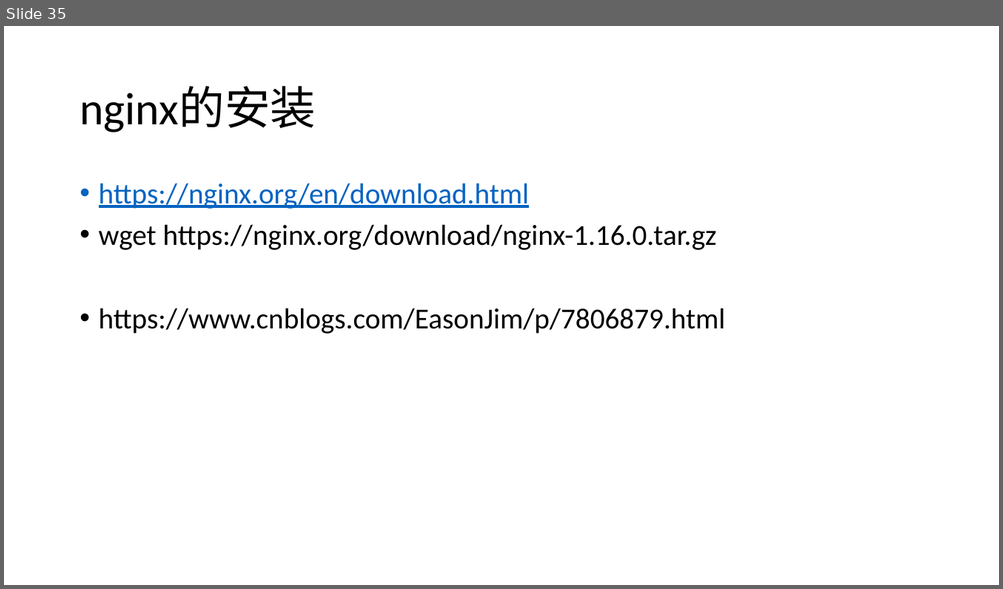
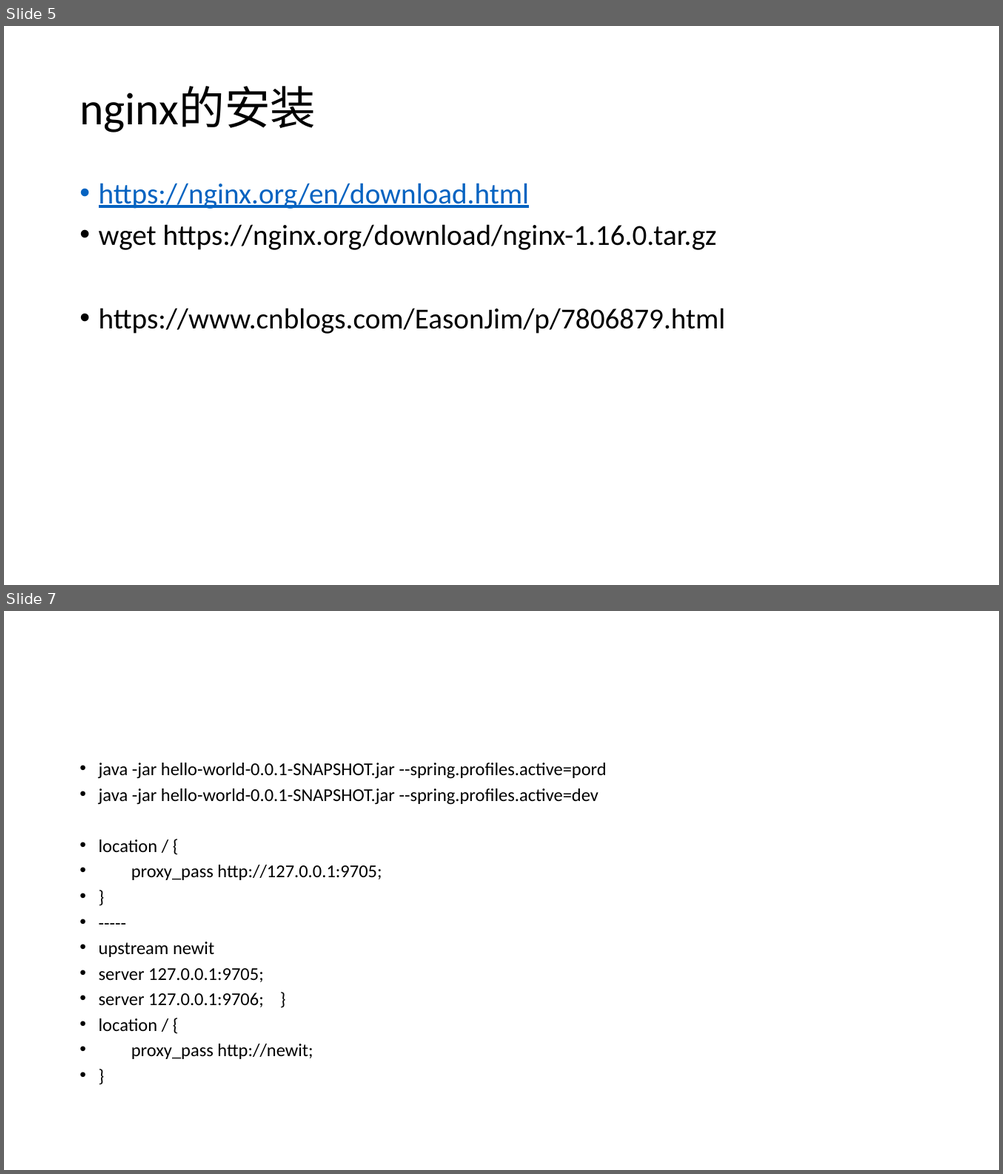
Before and after one commit to airuitian/MicroService, a slide deck: spring-cloud/Nginx.pptx. Shown one above the other, each under a label of ours: slide 35 before the commit, slides 5 and 7 after it; the slides between them are not shown. The pictures are 1003x589 and 1003x1174 pixels, drawn with LibreOffice and Linux fonts; fonts in the diff are those of the drawing. Boxes give left, top, right and bottom in pixels: in the first picture for what was removed or moved away, otherwise in the second. Text is boxed around its words. In the diff, an @@ line names an element or a change of style, - is before the commit and + after.

```diff
--- a/spring-cloud/Nginx.pptx
+++ b/spring-cloud/Nginx.pptx
@@ slide 7 added at <box>4,611,999,1170</box>, background #FFFFFF @@
@@ text added at <box>99,763,606,1059</box>, 17.5 pt, text #000000 @@
+• java -jar hello-world-0.0.1-SNAPSHOT.jar --spring.profiles.active=pord
+• java -jar hello-world-0.0.1-SNAPSHOT.jar --spring.profiles.active=dev
+• location / {
+• proxy_pass http://127.0.0.1:9705;
+• }
+• -----
+• upstream newit
+• server 127.0.0.1:9705;
+• server 127.0.0.1:9706; }
+• location / {
+• proxy_pass http://newit;
+• }
@@ what was slide 35 is now slide 5 @@
```
Also in this commit, not shown: 1 other slide added, 4 other files.
